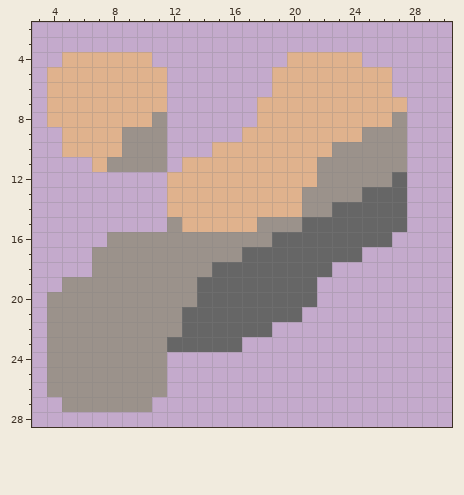
Pixel-art sprite, stored at core/assets-raw/sprites_replacement/items/item-scrap.png. The picture above is the old version.
The file is 32x32 pixels. Shown: x 3..30, y 2..28.
Once edited:
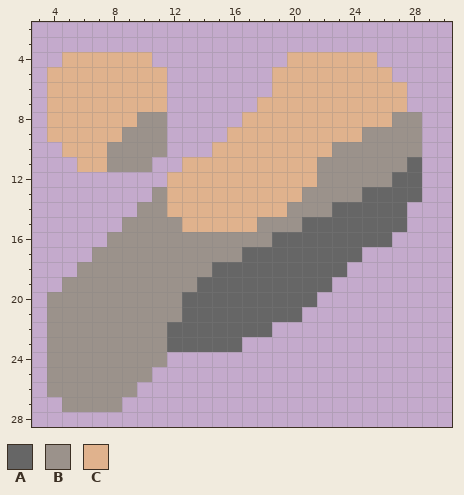
Palette (. is transparent): A #666666  B #9b928b  C #e0b28d
The exact change:
{"y":4,"x":25,"old":".","new":"C"}
{"y":6,"x":27,"old":".","new":"C"}
{"y":8,"x":10,"old":"C","new":"B"}
{"y":8,"x":17,"old":".","new":"C"}
{"y":8,"x":28,"old":".","new":"B"}
{"y":9,"x":4,"old":".","new":"C"}
{"y":9,"x":16,"old":".","new":"C"}
{"y":9,"x":28,"old":".","new":"B"}
{"y":10,"x":8,"old":"C","new":"B"}
{"y":10,"x":28,"old":".","new":"B"}
{"y":11,"x":6,"old":".","new":"C"}
{"y":11,"x":11,"old":"B","new":"."}
{"y":11,"x":28,"old":".","new":"A"}
{"y":12,"x":28,"old":".","new":"A"}
{"y":13,"x":11,"old":".","new":"B"}
{"y":13,"x":28,"old":".","new":"A"}
{"y":14,"x":10,"old":"..","new":"BB"}
{"y":14,"x":20,"old":"C","new":"B"}
{"y":15,"x":9,"old":"...","new":"BBB"}
{"y":18,"x":6,"old":".","new":"B"}
{"y":18,"x":23,"old":".","new":"A"}
{"y":19,"x":22,"old":".","new":"A"}
{"y":20,"x":13,"old":"B","new":"A"}
{"y":22,"x":12,"old":"B","new":"A"}
{"y":25,"x":11,"old":"B","new":"."}
{"y":26,"x":10,"old":"BB","new":".."}
{"y":27,"x":9,"old":"BB","new":".."}
{"label":"added","picture_box":[362,52,422,202]}
{"label":"changed","picture_box":[47,112,167,277]}
{"label":"added","picture_box":[227,112,257,142]}
{"label":"changed","picture_box":[287,202,347,292]}
{"label":"changed","picture_box":[122,292,197,412]}
